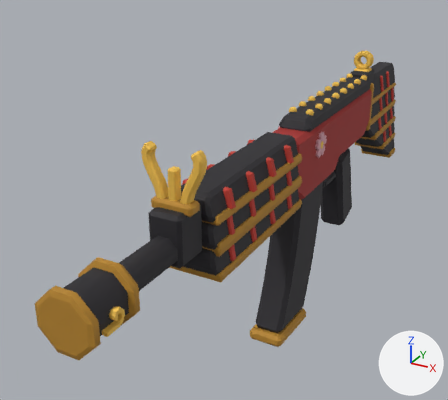
What one commit did to the glTF model roblox/assets/weapons-kit/w_ar@ar_lacquer.glb.
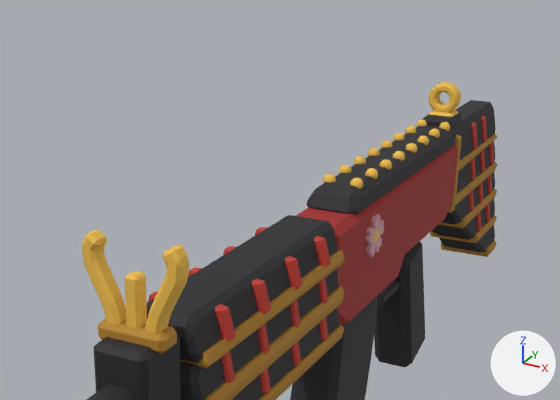
There are two pictures of each version: one whole from a 50 mm lens placed at (0.388, -1.098, 0.377), pointed at (-0.117, -0.18, -0.082), one close up on the part from 20% to 97% of the width and 0% to 61% of the height. Every picture has the same lights, and +X, +Y and +Z are marked at lower right. The first two pictures are the older version. Vertices at exactly the same position are counted once.

Names of what the first close-up shows: 'barrel_wzB__black__p28262b', 'body_wzA__red__pa32b28', 'crest_wzN__gold__pf2c14e', 'crest_wzN__goldd__pb8862b', 'grip_wzB__black__p28262b', 'guard_wzA__black__p28262b', 'guard_wzN__cord__pc23a2e', 'guard_wzN__goldd__pb8862b', 'mag_wzB__black__p28262b', 'sight_wzB__black__p28262b', 'sight_wzN__gold__pf2c14e', 'stock_wzA__black__p28262b', 'stock_wzN__goldd__pb8862b', 'top_wzB__black__p28262b' and 4 more.
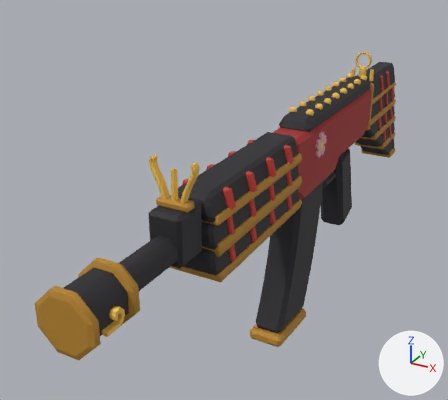
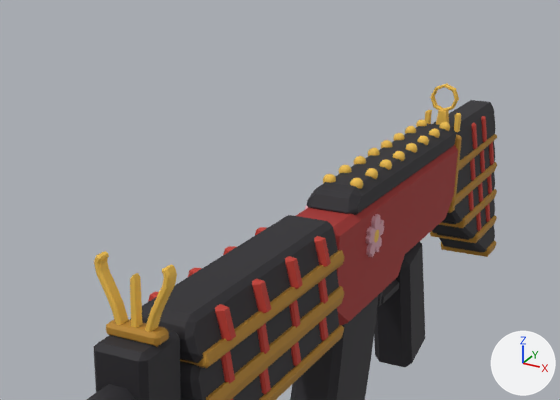
What differs and where, as boxes [x1, y1, x2, y2] in the close-ups (560 x 400 px):
'crest_wzN__gold__pf2c14e', reshaped (22% narrower, 21% shorter): before [82, 230, 189, 333]; after [94, 251, 177, 332]
'crest_wzN__goldd__pb8862b', reshaped: before [98, 319, 177, 354]; after [106, 319, 169, 347]
'sight_wzN__gold__pf2c14e', reshaped (12% wider, 42% taller): before [429, 82, 461, 117]; after [425, 83, 461, 133]
'sight_wzB__black__p28262b', deleted: before [423, 112, 462, 133]
part 1 of me_crest_wzn__gold__pf2c14e, rebuilt (27% narrower, 23% shorter): before [145, 244, 189, 333]; after [145, 264, 177, 332]
part 2 of me_crest_wzn__gold__pf2c14e, rebuilt: before [82, 230, 126, 324]; after [94, 251, 129, 325]
part 3 of me_crest_wzn__gold__pf2c14e, rebuilt (46% narrower): before [124, 271, 147, 328]; after [130, 273, 142, 328]
part 5 of me_sight_wzn__gold__pf2c14e, rebuilt (9% narrower, 9% shorter): before [429, 82, 461, 113]; after [430, 83, 459, 111]
part 6 of me_sight_wzn__gold__pf2c14e, added: after [454, 113, 461, 133]
part 7 of me_sight_wzn__gold__pf2c14e, added: after [425, 110, 432, 124]
part 8 of me_sight_wzn__gold__pf2c14e, added: after [436, 111, 449, 125]
part 9 of me_sight_wzn__gold__pf2c14e, deleted: before [429, 110, 458, 117]

The change in detail:
me_crest_wzn__gold__pf2c14e is used by ob_crest_wzn__gold__pf2c14e; location (0.0, 0.0, 0.0).
me_crest_wzn__gold__pf2c14e had 168 vertices, 324 faces and spanned x -0.0431..0.0431, y -0.525..-0.509, z 0.0691..0.1409.
me_crest_wzn__gold__pf2c14e now has 170 vertices, 328 faces and spans x -0.033..0.033, y -0.523..-0.511, z 0.071..0.1251.
me_crest_wzn__gold__pf2c14e part 1: the loose piece of 72 vertices spanning x 0.0105..0.0431, y -0.525..-0.509, z 0.0691..0.1409 is rebuilt with 72 vertices and now spans x 0.0103..0.033, y -0.523..-0.511, z 0.0711..0.1251.
me_crest_wzn__gold__pf2c14e part 2: the loose piece of 72 vertices spanning x -0.0431..-0.0105, y -0.525..-0.509, z 0.0691..0.1409 is rebuilt with 72 vertices and now spans x -0.033..-0.0103, y -0.523..-0.511, z 0.0711..0.1251.
me_crest_wzn__gold__pf2c14e part 3: the loose piece of 24 vertices spanning x -0.006..0.006, y -0.524..-0.51, z 0.07..0.114 is rebuilt with 26 vertices and now spans x -0.0027..0.0027, y -0.521..-0.513, z 0.071..0.1137.
me_crest_wzn__goldd__pb8862b is used by ob_crest_wzn__goldd__pb8862b; location (0.0, 0.0, 0.0).
me_crest_wzn__goldd__pb8862b had 24 vertices, 44 faces and spanned x -0.03..0.03, y -0.529..-0.505, z 0.058..0.074.
me_crest_wzn__goldd__pb8862b now has 24 vertices, 44 faces and spans x -0.024..0.024, y -0.526..-0.508, z 0.062..0.073.
me_crest_wzn__goldd__pb8862b part 4: 24 of 24 vertices moved; they spanned x -0.03..0.03, y -0.529..-0.505, z 0.058..0.074 and now span x -0.024..0.024, y -0.526..-0.508, z 0.062..0.073; mean shift (0.0, 0.0, 0.0015).
me_sight_wzn__gold__pf2c14e is used by ob_sight_wzn__gold__pf2c14e; location (0.0, 0.0, 0.0).
me_sight_wzn__gold__pf2c14e had 144 vertices, 284 faces and spanned x -0.0194..0.0194, y 0.218..0.25, z 0.09..0.1334.
me_sight_wzn__gold__pf2c14e now has 140 vertices, 268 faces and spans x -0.0235..0.0235, y 0.2275..0.2405, z 0.071..0.1325.
me_sight_wzn__gold__pf2c14e part 5: the loose piece of 128 vertices spanning x -0.0194..0.0194, y 0.224..0.244, z 0.0946..0.1334 is rebuilt with 64 vertices and now spans x -0.0185..0.0185, y 0.2295..0.2385, z 0.0955..0.1325.
me_sight_wzn__gold__pf2c14e part 6: a new loose piece of 26 vertices spanning x 0.0172..0.0235, y 0.2295..0.2385, z 0.071..0.0955, in mat_gold (yellow #f2c14e).
me_sight_wzn__gold__pf2c14e part 7: a new loose piece of 26 vertices spanning x -0.0235..-0.0172, y 0.2295..0.2385, z 0.071..0.0955, in mat_gold (yellow #f2c14e).
me_sight_wzn__gold__pf2c14e part 8: a new loose piece of 24 vertices spanning x -0.0082..0.0082, y 0.2275..0.2405, z 0.071..0.0977, in mat_gold (yellow #f2c14e).
me_sight_wzn__gold__pf2c14e part 9: 16 vertices removed from x -0.0168..0.0168, y 0.218..0.25, z 0.09..0.097.
Object 'sight_wzB__black__p28262b' (ob_sight_wzb__black__p28262b) is deleted.
